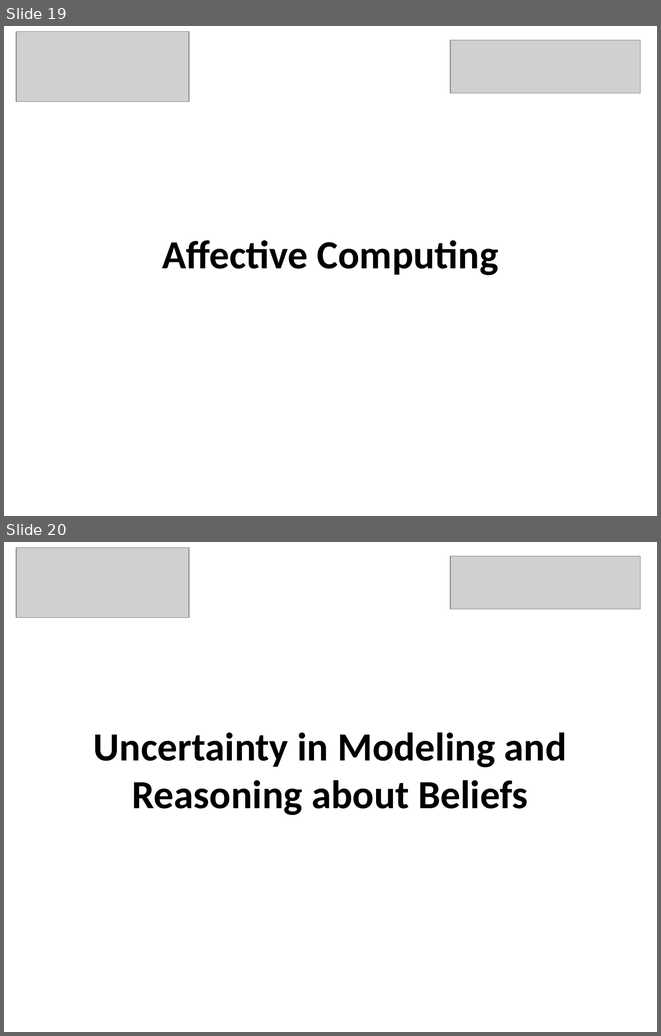
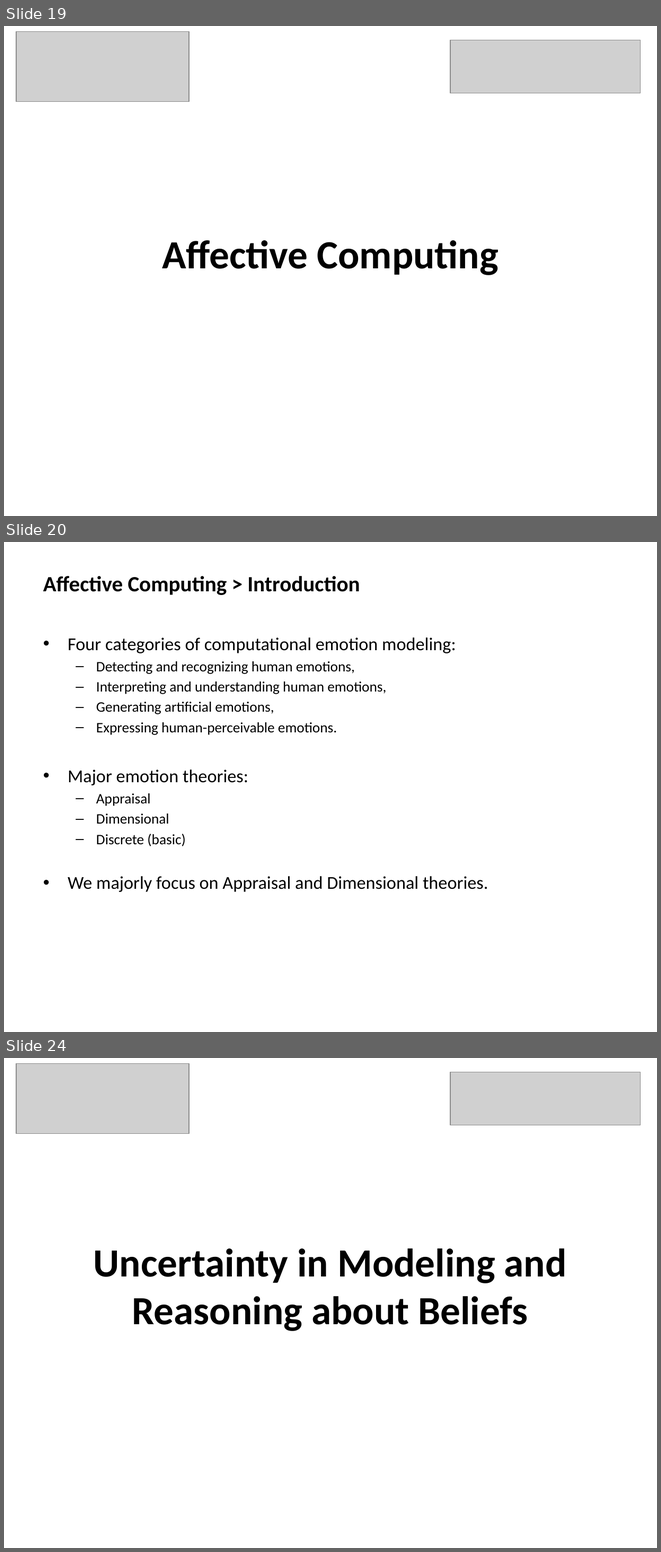
Before and after one commit to mshayganfar/CompExam1, a slide deck: presentation/PhD-comprehensive-exam.pptx. Shown one above the other, each under a label of ours: slides 19 and 20 before the commit, slides 19, 20 and 24 after it; the slides between them are not shown. The pictures are 661x1036 and 661x1552 pixels, drawn with LibreOffice and Linux fonts; fonts in the diff are those of the drawing; grey boxes stand for pictures. Boxes give left, top, right and bottom in pixels: in the first picture for what was removed or moved away, otherwise in the second. Text is boxed around its words. In the diff, an @@ line names an element or a change of style, - is before the commit and + after.

Commit message:
Appraisal theory
Finished appraisal theory.

```diff
--- a/presentation/PhD-comprehensive-exam.pptx
+++ b/presentation/PhD-comprehensive-exam.pptx
@@ slide 20 added at [4,542,657,1032], background #FFFFFF @@
@@ text added at [43,576,360,595], 24 pt, text #000000, bold @@
+Affective Computing > Introduction
@@ text added at [68,637,488,892], 16 pt, text #000000 @@
+• Four categories of computational emotion modeling:
+  – Detecting and recognizing human emotions,
+  – Interpreting and understanding human emotions,
+  – Generating artificial emotions,
+  – Expressing human-perceivable emotions.
+• Major emotion theories:
+  – Appraisal
+  – Dimensional
+  – Discrete (basic)
+• We majorly focus on Appraisal and Dimensional theories.
@@ what was slide 20 is now slide 24 @@
```
Also in this commit, not shown: 1 slide changed, 3 other slides added.
